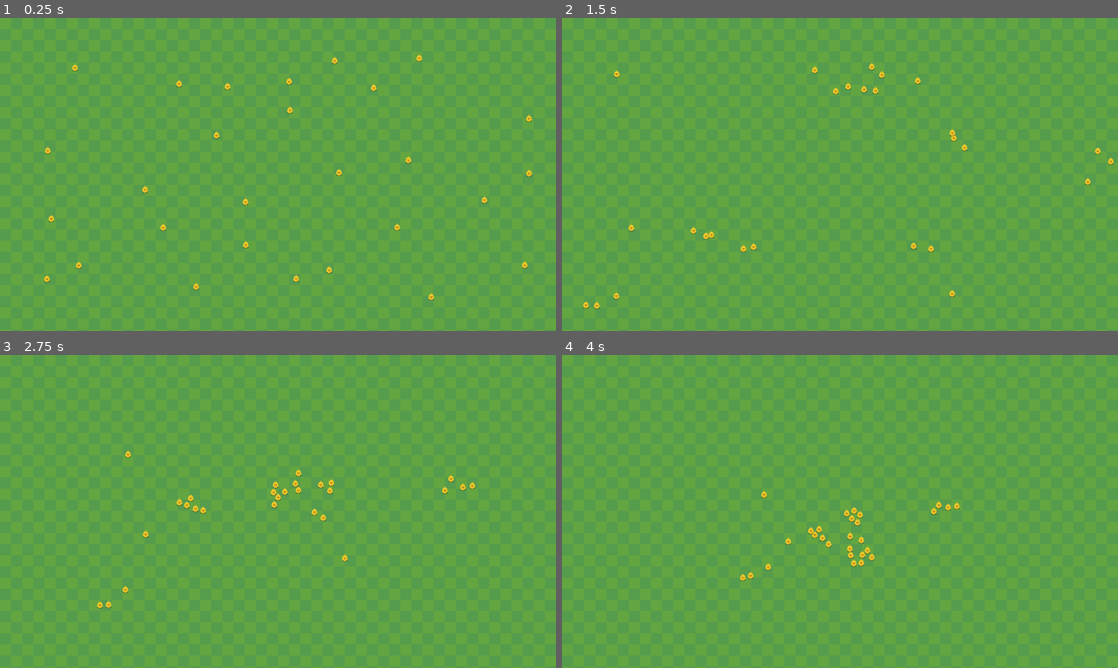
Above: before the commit, frames 1-4 (two rows, left to right).
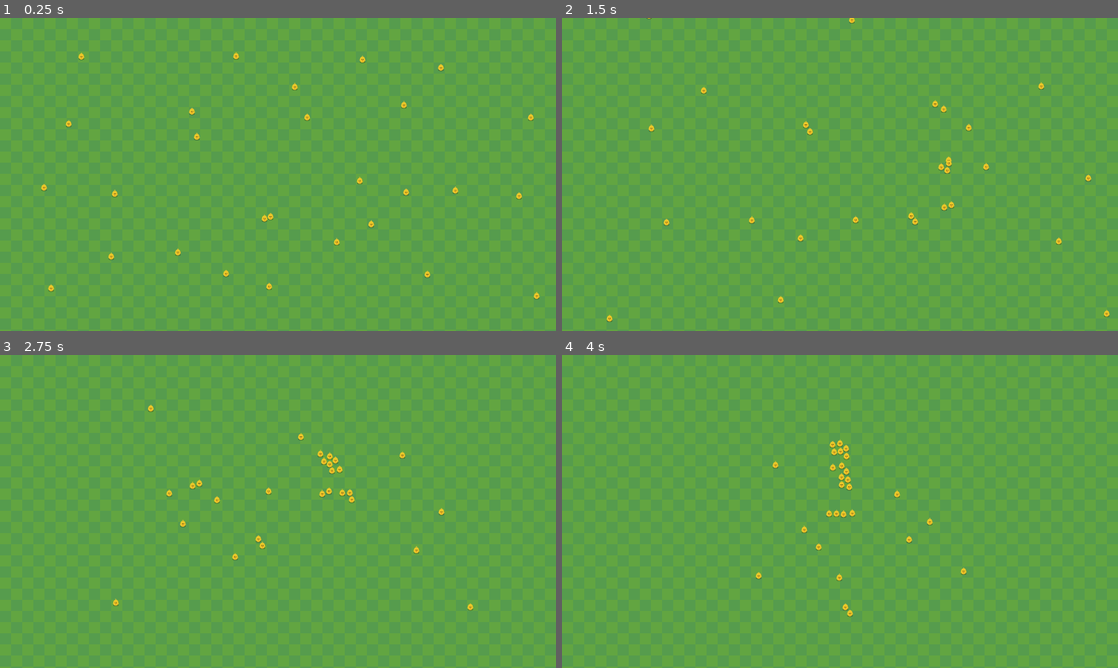
Above: after the commit, the same moments.

Repository: kyrick/godot-boids
Game: Godot game, scene res://src/Levels/ManyChickens.tscn
The game is run twice, just before and just after one commit, with the same random seed, the same clock (stepped at 60 frames per second) and the same inputs.
Inputs (mouse positions are in pixels of both pictures, inside the frame that each line leads up to):
- Up to frame 1 (0.25 s): no input
- Up to frame 2 (1.5 s): move the mouse to (962, 158) at 0.52 s; click (962, 158) at 0.67 s; move the mouse to (728, 190) at 1.27 s; click (728, 190) at 1.42 s
- Up to frame 3 (2.75 s): move the mouse to (333, 442) at 2.02 s; click (333, 442) at 2.17 s
- Up to frame 4 (4 s): move the mouse to (812, 574) at 2.77 s; click (812, 574) at 2.92 s; move the mouse to (1006, 558) at 3.52 s; click (1006, 558) at 3.67 s

The runs differ from the first frame. In frame 1, 1.1% of the frame differs, in the area x 7-98%, y 10-91%; in frame 2, 1.0%; in frame 3, 1.1%; in frame 4, 1.1%.

Commit message:
consolidate vector functions into one func

Diff:
--- a/src/Actors/Chicken/Chicken.gd
+++ b/src/Actors/Chicken/Chicken.gd
@@ -4,7 +4,12 @@
 
 var _flock: Array = []
 var _mouse_target = Vector2.INF
-var _velocity = Vector2(rand_range(-1, 1), rand_range(-1, 1)).normalized() * speed
+var _velocity = Vector2()
+
+
+func _ready():
+	randomize()
+	_velocity = Vector2(rand_range(-1, 1), rand_range(-1, 1)).normalized() * speed
 
 
 func _on_FlockView_body_entered(body: PhysicsBody2D):
@@ -21,14 +26,18 @@
 		_mouse_target = event.position
 
 
-func _physics_process(delta):
+func _physics_process(_delta):
 	var mouse_vector = Vector2.ZERO
 	if _mouse_target != Vector2.INF:
 		mouse_vector = global_position.direction_to(_mouse_target) * speed * max_force
 
-	var center_vector = get_center_velocity(_flock) * max_force
-	var avoid_vector = get_avoid_velocity(_flock) * max_force
-	var align_vector = align_to_flock_velocity(_flock) * max_force
+	# get vectors to center, avoid, and alignment to flock
+	var vectors = get_flock_status(_flock)
+
+	# steer towards vectors
+	var center_vector = vectors[0] * max_force
+	var align_vector = vectors[1] * max_force
+	var avoid_vector = vectors[2] * max_force
 
 	var acceleration = align_vector + avoid_vector + center_vector + mouse_vector
 
@@ -37,43 +46,29 @@
 	_velocity = move_and_slide(_velocity)
 
 
-func align_to_flock_velocity(flock: Array) -> Vector2:
-	var out: = Vector2()
-
-	if flock.size():
-		var flock_v: = Vector2()
-		for f in flock:
-			flock_v += f._velocity
-		out = (flock_v / flock.size())
-
-	return out
-
-
-func get_center_velocity(flock: Array) -> Vector2:
-	var center_pos: = get_flock_center(flock)
-
-	var center_vector = global_position.direction_to(center_pos)
-	var center_speed = speed * (global_position.distance_to(center_pos) / $FlockView/ViewRadius.shape.radius)
-	return center_vector * center_speed
-
-
-func get_flock_center(flock: Array) -> Vector2:
-	var center: = global_position
-	if flock.size():
-		var total: = Vector2()
-		for f in flock:
-			total += f.global_position
-		center = total / flock.size()
-	return center
-
-
-func get_avoid_velocity(flock: Array) -> Vector2:
-	var avoid_vector: = Vector2.ZERO
+func get_flock_status(flock: Array):
+	var center_vector: = Vector2()
+	var flock_center: = Vector2()
+	var align_vector: = Vector2()
+	var avoid_vector: = Vector2()
 
 	for f in flock:
 		var neighbor_pos: Vector2 = f.global_position
+
+		align_vector += f._velocity
+		flock_center += neighbor_pos
+
 		var d = global_position.distance_to(neighbor_pos)
 		if d > 0 and d < avoid_distance:
 			avoid_vector -= (neighbor_pos - global_position).normalized() * (avoid_distance / d * speed)
 
-	return avoid_vector
+	var flock_size = flock.size()
+	if flock_size:
+		align_vector /= flock_size
+		flock_center /= flock_size
+
+		var center_dir = global_position.direction_to(flock_center)
+		var center_speed = speed * (global_position.distance_to(flock_center) / $FlockView/ViewRadius.shape.radius)
+		center_vector = center_dir * center_speed
+
+	return [center_vector, align_vector, avoid_vector]
--- a/src/Actors/Chicken/Chicken.tscn
+++ b/src/Actors/Chicken/Chicken.tscn
@@ -40,7 +40,7 @@
 height = 4.10973
 
 [sub_resource type="CircleShape2D" id=3]
-radius = 200.0
+radius = 50.0
 
 [node name="Chicken" type="KinematicBody2D" groups=[
 "prey",
